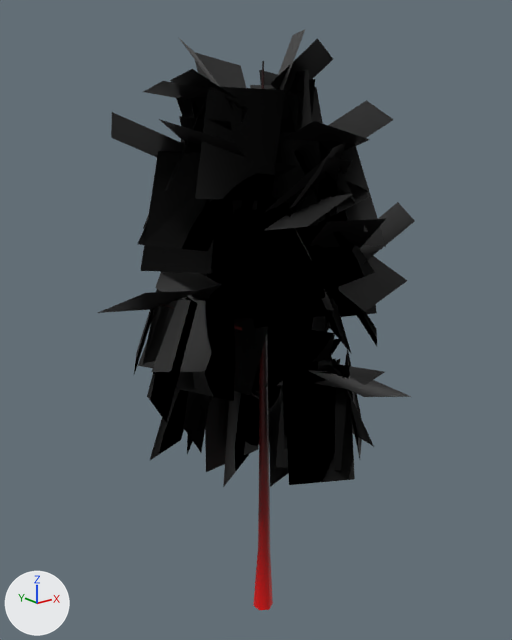
Renders of the glTF model public/assets/testmap/tree_birch_a_lod1.glb from each side of a commit.
Rendered twice from a 50 mm camera at (-10.19, -12.43, 12.79) aimed at (-0.2, 0.05, 7.8). The axes (+X, +Y, +Z) are drawn at lower left. The lights are the same throughout. The picture after the commit comes second. Vertices at exactly the same position are counted once.

Before the edit, the objects in view are built like this:
```python
me_tree_birch_a_lod1_0 = bpy.data.meshes.new('tree_birch_a_lod1.0')
me_tree_birch_a_lod1_0.from_pydata(...)  # 138 vertices, 180 faces; spans x -2.86..1.96, y -2.25..2.67, z -0.3..13.54
me_tree_birch_a_lod1_0.materials.append(mat_bark_birch_blend)
me_tree_birch_a_lod1_1 = bpy.data.meshes.new('tree_birch_a_lod1.1')
me_tree_birch_a_lod1_1.from_pydata(...)  # 660 vertices, 330 faces; spans x -4.09..3.25, y -3.65..3.39, z 3.62..14.13
me_tree_birch_a_lod1_1.materials.append(mat_foliage_birch)
ob_tree_birch_a_lod1_0 = bpy.data.objects.new('tree_birch_a_lod1.0', me_tree_birch_a_lod1_0)
ob_tree_birch_a_lod1_0.location = (0.0, 0.0, 0.0)
ob_tree_birch_a_lod1_1 = bpy.data.objects.new('tree_birch_a_lod1.1', me_tree_birch_a_lod1_1)
ob_tree_birch_a_lod1_1.location = (0.0, 0.0, 0.0)
```
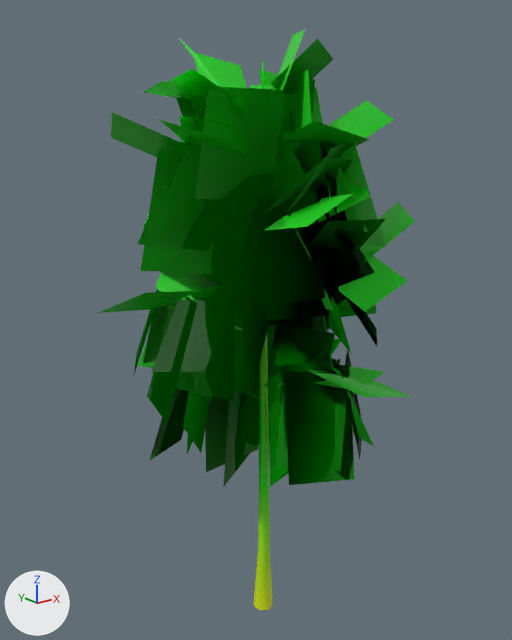
Changed parts and their boxes [x1, y1, x2, y2] in the pictures (512 x 640 px):
part 1 of me_tree_birch_a_lod1_0, recoloured: [251, 213, 291, 420] in both
part 2 of me_tree_birch_a_lod1_0, recoloured: [158, 61, 273, 610] in both
part 3 of me_tree_birch_a_lod1_1, recoloured (black to green): [98, 30, 415, 487] in both

Edits to the bpy script that builds the scene:
```text
Change me_tree_birch_a_lod1_0:
    where me_tree_birch_a_lod1_0.from_pydata(...)  # 138 vertices, 180 faces; spans x -2.86..1.96, y -2.25..2.67, z -0.3..13.54
    used by ob_tree_birch_a_lod1_0; location = (0.0, 0.0, 0.0)
    me_tree_birch_a_lod1_0 part 1: 88 faces centred in x -1.35..1.0, y -1.55..1.79, z 4.01..13.23 are repainted in the vertex colours; the middle colour goes from black #000000 to green #34db00
    me_tree_birch_a_lod1_0 part 2: 92 faces centred in x -1.96..1.33, y -1.12..1.34, z 0.31..13.23 are repainted in the vertex colours; the middle colour goes from dark red #4e0000 to green #3aed00
Change me_tree_birch_a_lod1_1:
    where me_tree_birch_a_lod1_1.from_pydata(...)  # 660 vertices, 330 faces; spans x -4.09..3.25, y -3.65..3.39, z 3.62..14.13
    used by ob_tree_birch_a_lod1_1; location = (0.0, 0.0, 0.0)
    me_tree_birch_a_lod1_1 part 3: 330 faces centred in x -3.25..2.5, y -3.05..2.9, z 4.5..13.57 are repainted in the vertex colours; the middle colour goes from black #000000 to green #00e700
```
